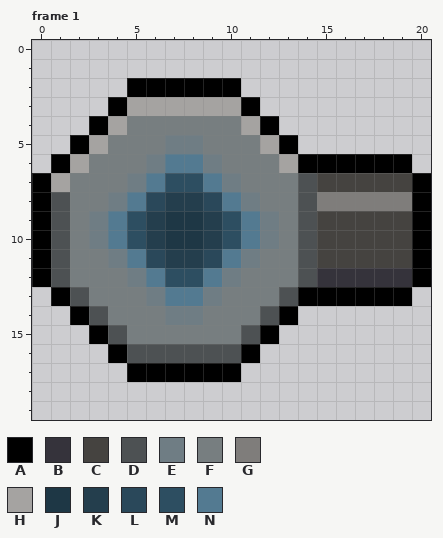
File history of a pixel-art file, assets/sprites/custom-art/items/weapons/pods/pod-one.aseprite. That is the earlier state.
21x20 pixels, 16 frames. Colours within 5 levels of each other are drawn and written as one. Shown: frame 1. The commit also changed other frames, which this record leaves out.
Palette (. is transparent): A #000000  B #35333b  C #454340  D #4d5153  E #6f7d84  F #777e80  G #7f7d7b  H #a5a3a1  J #1e3745  K #243e4d  L #2a485a  M #2d4e61  N #537a91
New version:
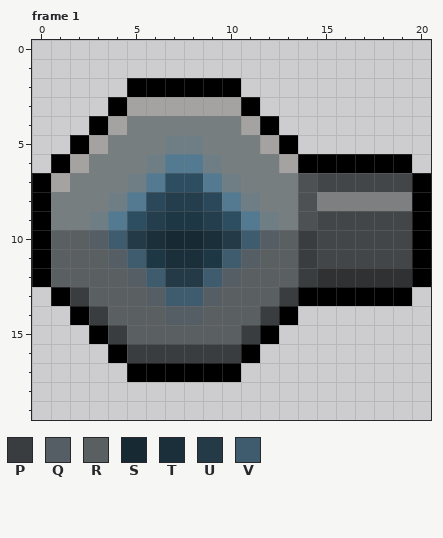
Colours new in this view: P #3a3d3f  Q #545e64  R #5a5f61  S #172a34  T #1b2f3b  U #243b47  V #3f5c6e
Log entry: Add weapon shadow and tweak design
Changes in this commit:
layer "Nozzle/shadow" opacity 45% -> 100%
layer "bevel" added
@@ palette @@
-B #35333b
+B #2f3132
-C #454340
+C #424648
-G #7f7d7b
+G #7d7f81
--- frame 1, layers "bevel", "Body/shadow"
@@ x 0..20 @@
  7 AHFFFENMMNEFFFDCCCCCA
- 8 ADFFENLKKLNEFFDGGGGGA
- 9 ADFENMKJJKMNEFDCCCCCA
-10 ADFENMKJJKMNEFDCCCCCA
-11 ADFFENLKKLNEFFDCCCCCA
-12 ADFFFENMMNEFFFDBBBBBA
-13 .ADFFFENNEFFFDAAAAAA.
-14 ..ADFFFEEFFFDA.......
-15 ...ADFFFFFFDA........
-16 ....ADDDDDDA.........
+ 8 AFFFENLKKLNEFFDGGGGGA
+ 9 AFFENMKJJKMNEFDCCCCCA
+10 ARRQVUTSSTUVQRPCCCCCA
+11 ARRRQVJTTJVQRRPCCCCCA
+12 ARRRRQVUUVQRRRPBBBBBA
+13 .APRRRQVVQRRRPAAAAAA.
+14 ..APRRRQQRRRPA.......
+15 ...APRRRRRRPA........
+16 ....APPPPPPA.........
 17 .....AAAAAA..........
Where, in picture pixels (left, top, right, bottom), the same in both pictures:
changed: (51, 173, 412, 363)
